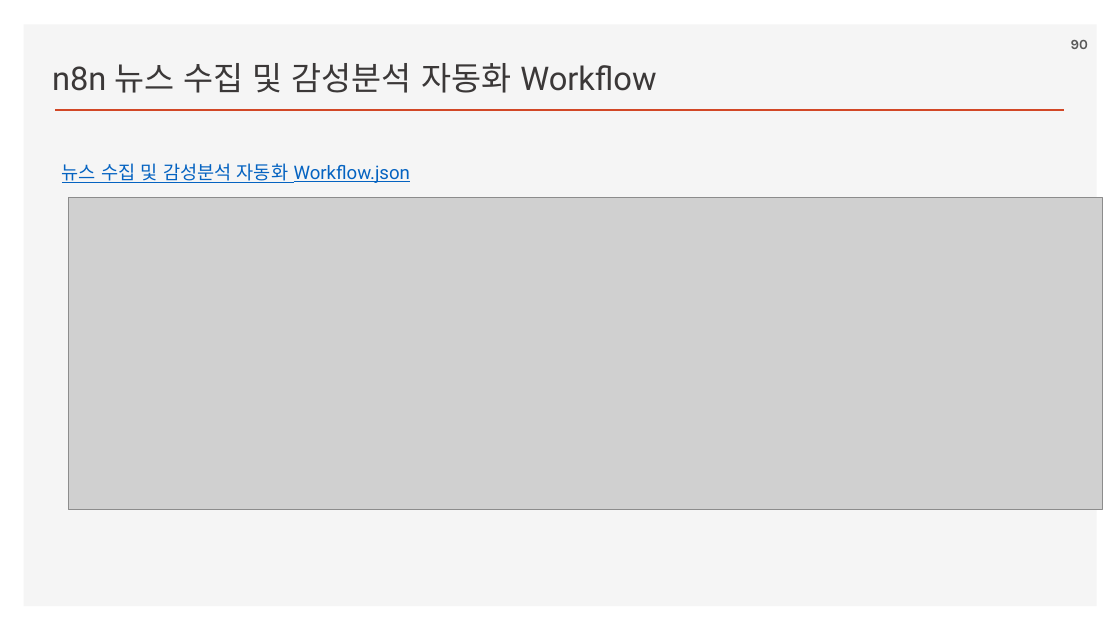
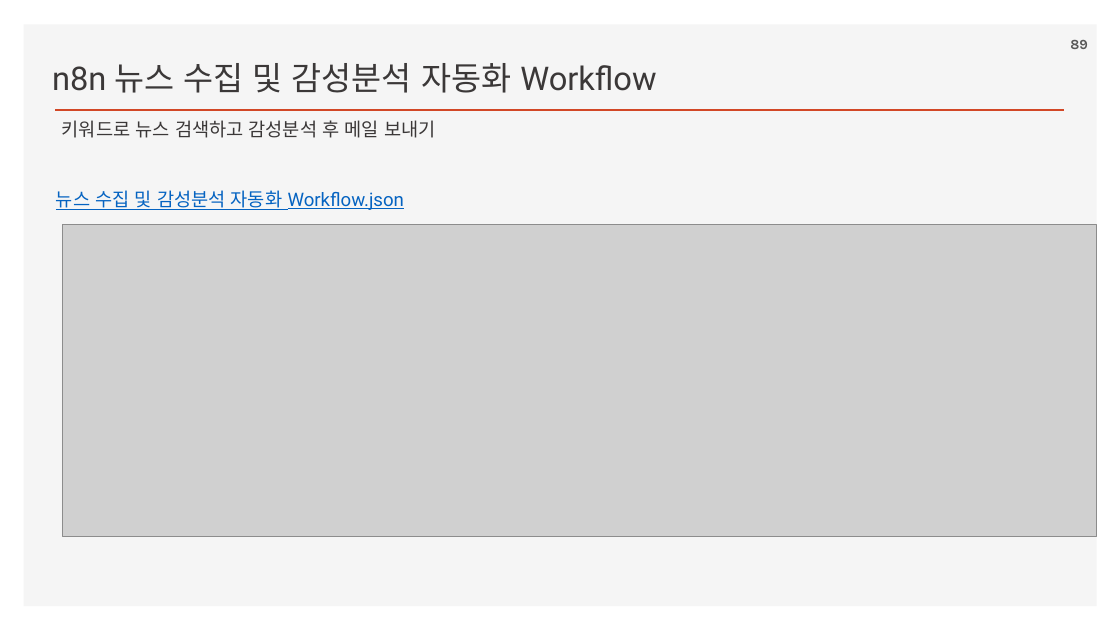
Before and after one commit to ancestor9/2026_Fall_AI-Workflow, a slide deck: slide 89 of PPTs/04_AI Workflow_n8n.pptx (slide 90 before the commit). Drawn at 1120x630 pixels with LibreOffice and Linux fonts; fonts in the diff are those of the drawing; grey boxes stand for pictures; background and template pictures are left out. Boxes give left, top, right and bottom in pixels: in the first picture for what was removed or moved away, otherwise in the second. Text is boxed around its words. In the diff, an @@ line names an element or a change of style, - is before the commit and + after.

```diff
--- a/PPTs/04_AI Workflow_n8n.pptx
+++ b/PPTs/04_AI Workflow_n8n.pptx
@@ page number at (1070,40,1088,49): text changed @@
-90
+89
@@ text added at (62,120,435,138), 16 pt, text #3B3838 @@
+키워드로 뉴스 검색하고 감성분석 후 메일 보내기
@@ text "뉴스 수집 및 감성분석 자동화 ...": place and size @@
-text "뉴스 수집 및 감성분석 자동화 ..." at (62,163,410,183)
+text "뉴스 수집 및 감성분석 자동화 ..." at (56,190,404,210)
@@ picture: place and size @@
-picture at (68,197,1102,510)
+picture at (62,224,1096,537)
```
Also in this commit, not shown: 2 other slides changed, 3 slides added, 1 slide removed.
